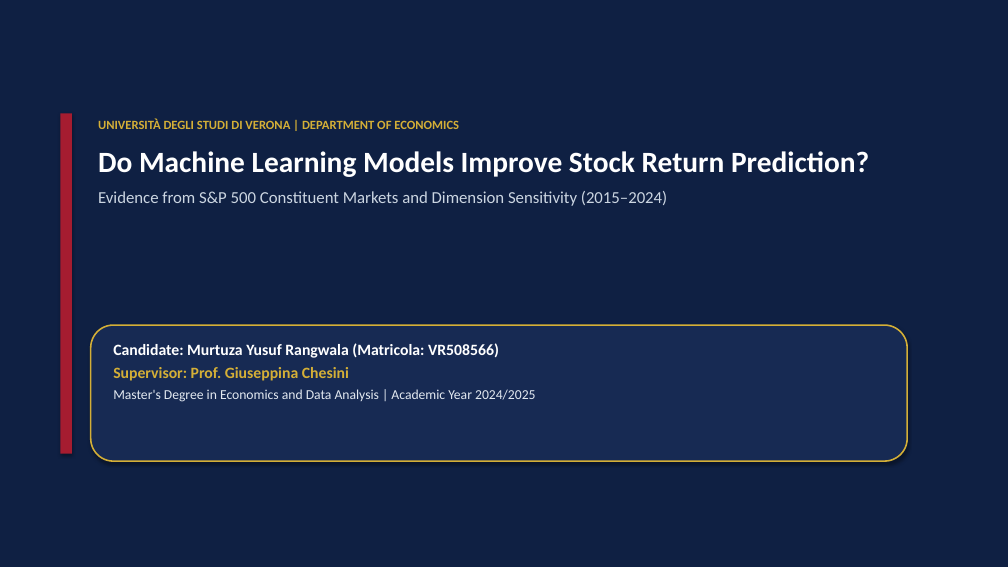
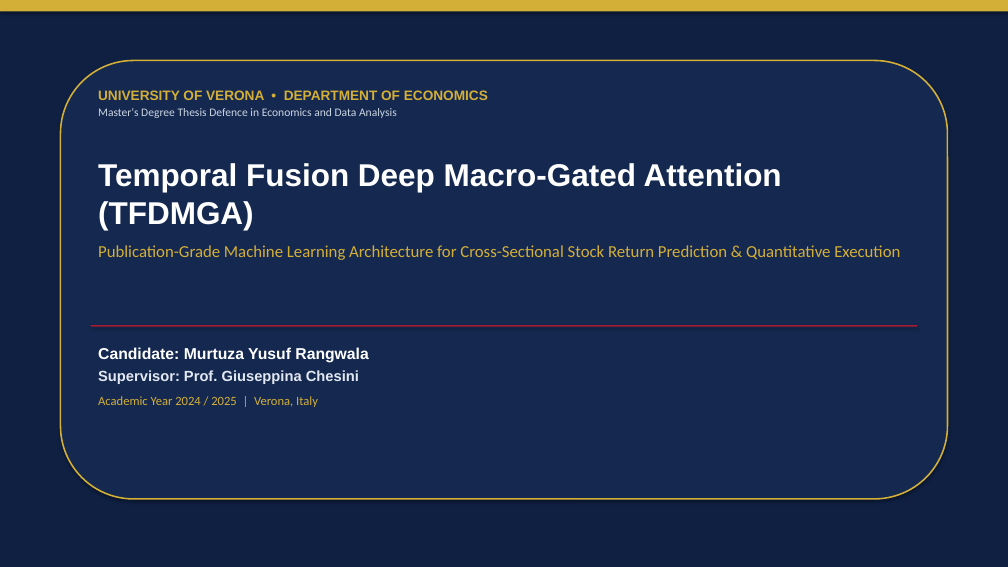
Before and after one commit to murtuzarangwala8-alt/thesis-stock-prediction, a slide deck: slide 1 of defence_presentation.pptx. Drawn at 1008x567 pixels with LibreOffice and Linux fonts; fonts in the diff are those of the drawing. Boxes give left, top, right and bottom in pixels: in the first picture for what was removed or moved away, otherwise in the second. Text is boxed around its words. In the diff, an @@ line names an element or a change of style, - is before the commit and + after.

Commit message:
Update defence_presentation.pptx with executive ppt_master publication-grade layout and live Alpaca bot metrics

```diff
--- a/defence_presentation.pptx
+++ b/defence_presentation.pptx
@@ background #FFFFFF to #0F2043 @@
@@ rectangle: place and size @@
-rectangle at [0,0,1008,567]
+rectangle at [0,0,1008,11]
@@ rectangle at [0,0,1008,11]: fill #0F2043 to #D4AF37 @@
@@ rounded rectangle added at [60,60,948,499], fill #142850, outline #D4AF37 1.5 pt @@
@@ rectangle removed at [60,113,72,454] @@
@@ text at [98,90,488,118]: text changed; size 16 to 11 pt; bold off @@
-UNIVERSITÀ DEGLI STUDI DI VERONA | DEPARTMENT OF ECONOMICS
-Do Machine Learning Models Improve Stock Return Prediction?
-Evidence from S&P 500 Constituent Markets and Dimension Sensitivity (2015–2024)
+UNIVERSITY OF VERONA • DEPARTMENT OF ECONOMICS
+Master's Degree Thesis Defence in Economics and Data Analysis
@@ text added at [98,163,900,260], 16 pt, text #D4AF37 @@
+Temporal Fusion Deep Macro-Gated Attention
+(TFDMGA)
+Publication-Grade Machine Learning Architecture for Cross-Sectional Stock Return Prediction & Quantitative Execution
@@ rounded rectangle removed at [91,325,907,461] @@
@@ rectangle added at [91,325,917,327], fill #A51C30 @@
@@ text "Candidate: Murtuza Yusuf Rangwala": place and size @@
-text "Candidate: Murtuza Yusuf Rangwala" at [113,343,535,402]
+text "Candidate: Murtuza Yusuf Rangwala" at [98,347,368,407]
@@ text at [98,347,368,363]: text changed; font Calibri to Arial @@
-Candidate: Murtuza Yusuf Rangwala (Matricola: VR508566)
+Candidate: Murtuza Yusuf Rangwala
@@ text at [98,370,359,384]: size 15 to 14 pt, font Calibri to Arial, text colour #D4AF37 to #E2E8F0 in "Supervisor: Prof. Giuseppina Chesini" @@
@@ text at [98,396,318,407]: text changed; size 13 to 12 pt; text colour #E2E8F0 to #D4AF37 @@
-Master's Degree in Economics and Data Analysis | Academic Year 2024/2025
+Academic Year 2024 / 2025 | Verona, Italy
```
Also in this commit, not shown: 13 slides added, 13 slides removed, 1 other file.
